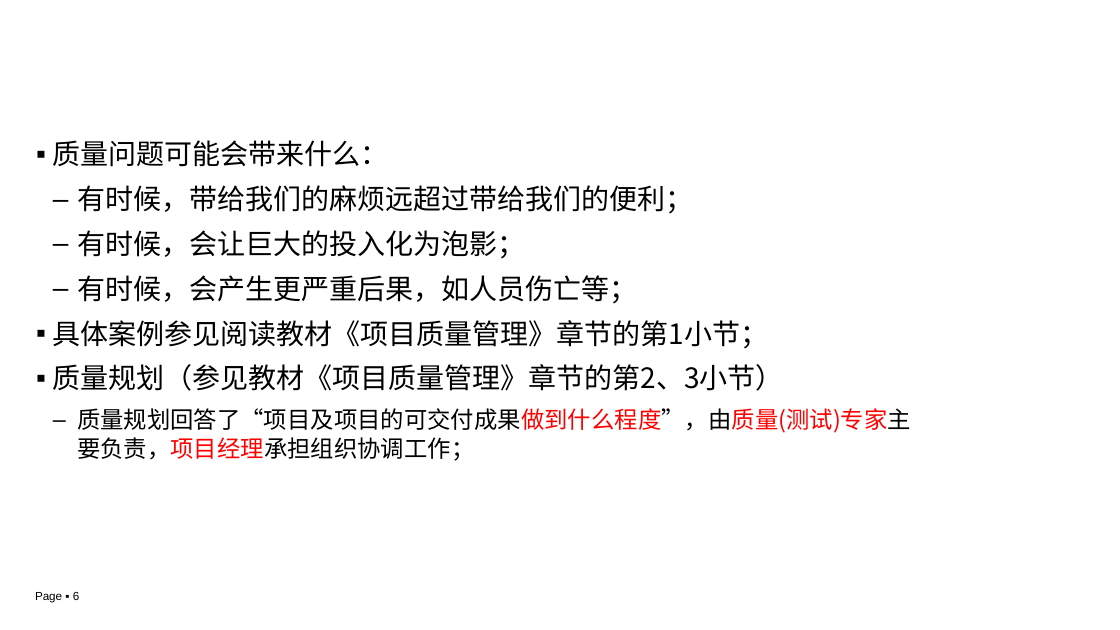
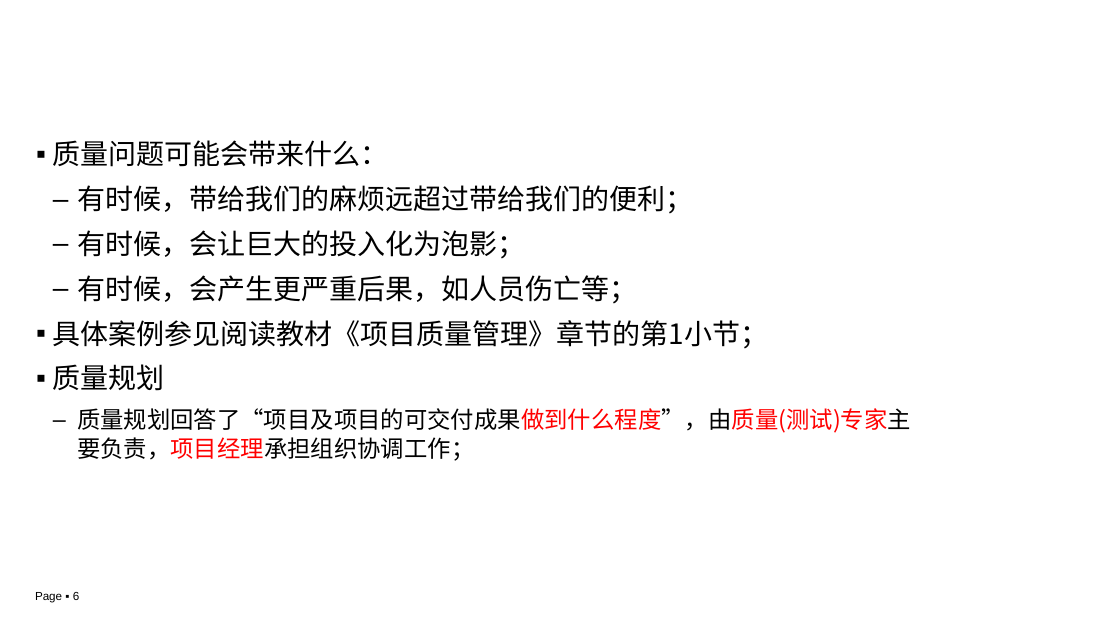
Before and after one commit to edu2act/course-IT-Project-Management, a slide deck: slide 6 of materials/slides/ch03-4.pptx. Drawn at 1120x630 pixels with LibreOffice and Linux fonts; fonts in the diff are those of the drawing; background and template pictures are left out. Boxes give left, top, right and bottom in pixels: in the first picture for what was removed or moved away, otherwise in the second. Text is boxed around its words. In the diff, an @@ line names an element or a change of style, - is before the commit and + after.

Commit message:
modify

```diff
--- a/materials/slides/ch03-4.pptx
+++ b/materials/slides/ch03-4.pptx
@@ text at (53, 364, 165, 391): text changed @@
-▪ 质量规划（参见教材《项目质量管理》章节的第2、3小节）
+▪ 质量规划
```
